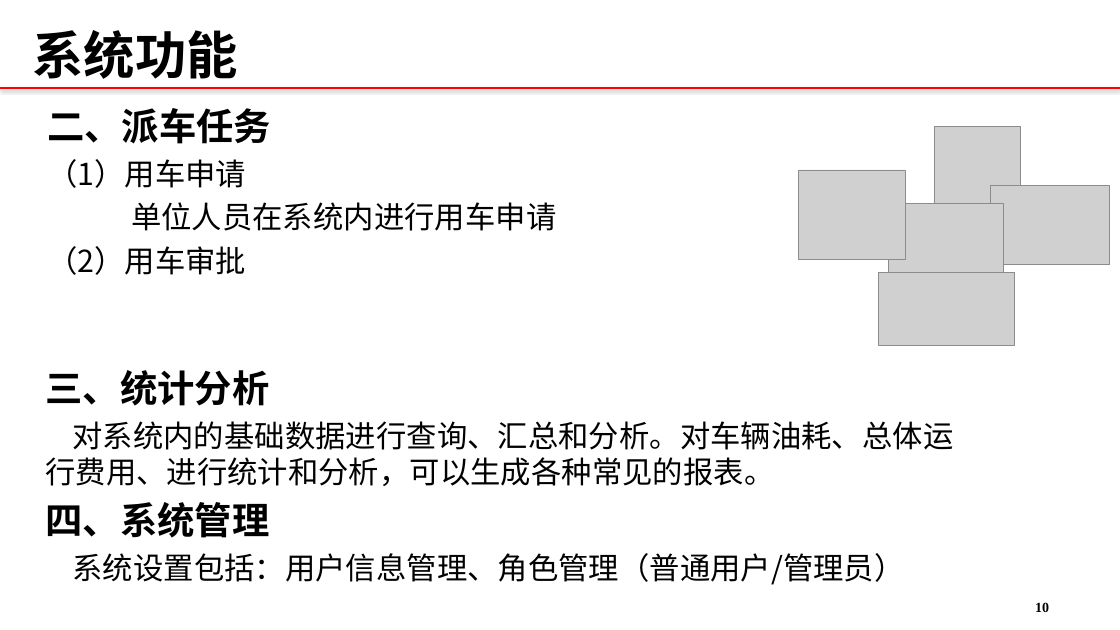
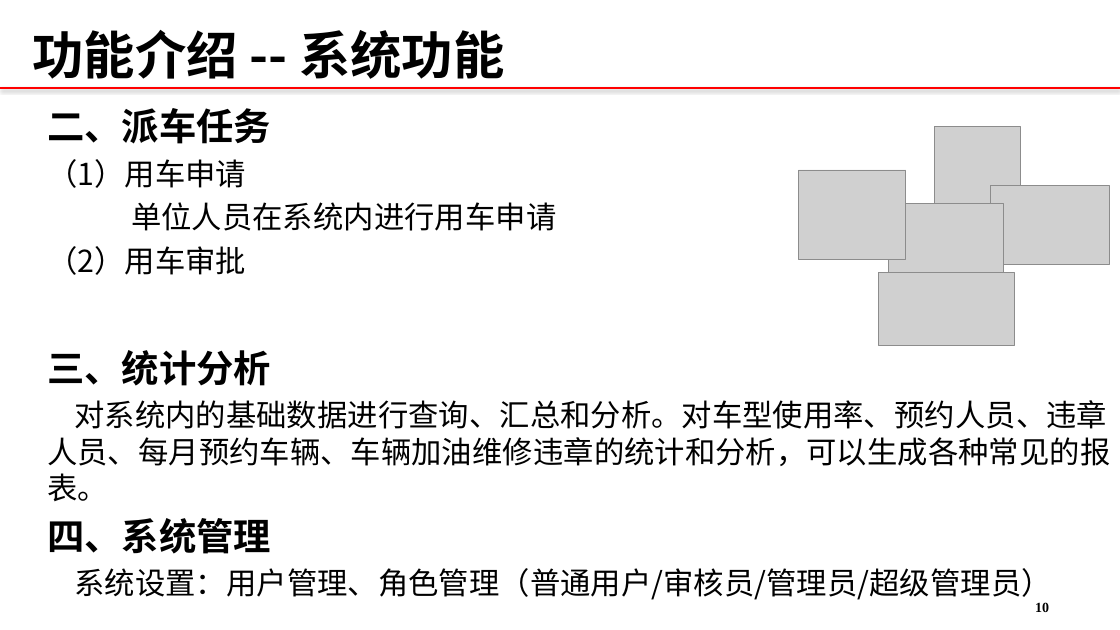
Before and after one commit to 12301068JiangDongyu/Uplan, a slide deck: slide 11 of doc/联通公务车管理系统.pptx. Drawn at 1120x630 pixels with LibreOffice and Linux fonts; fonts in the diff are those of the drawing; grey boxes stand for pictures; background and template pictures are left out. Boxes give left, top, right and bottom in pixels: in the first picture for what was removed or moved away, otherwise in the second. Text is boxed around its words. In the diff, an @@ line names an element or a change of style, - is before the commit and + after.

```diff
--- a/doc/联通公务车管理系统.pptx
+++ b/doc/联通公务车管理系统.pptx
@@ text at <box>32,30,504,79</box>: text changed @@
-系统功能
+功能介绍 -- 系统功能
@@ text "三、统计分析": place and size @@
-text "三、统计分析" at <box>45,370,954,585</box>
+text "三、统计分析" at <box>47,350,1110,603</box>
@@ text at <box>47,400,1110,501</box>: text changed @@
-对系统内的基础数据进行查询、汇总和分析。对车辆油耗、总体运行费用、进行统计和分析，可以生成各种常见的报表。
+对系统内的基础数据进行查询、汇总和分析。对车型使用率、预约人员、违章人员、每月预约车辆、车辆加油维修违章的统计和分析，可以生成各种常见的报表。
@@ text at <box>74,568,1051,603</box>: text changed @@
-系统设置包括：用户信息管理、角色管理（普通用户/管理员）
+系统设置：用户管理、角色管理（普通用户/审核员/管理员/超级管理员）
```
Also in this commit, not shown: 11 other slides changed, 6 slides added, 3 slides removed, 3 other files.
